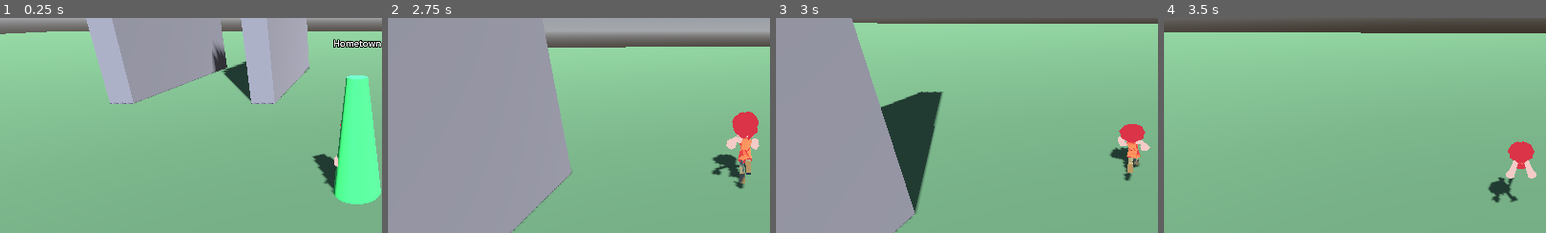
Above: before the commit, frames 1-4 (left to right).
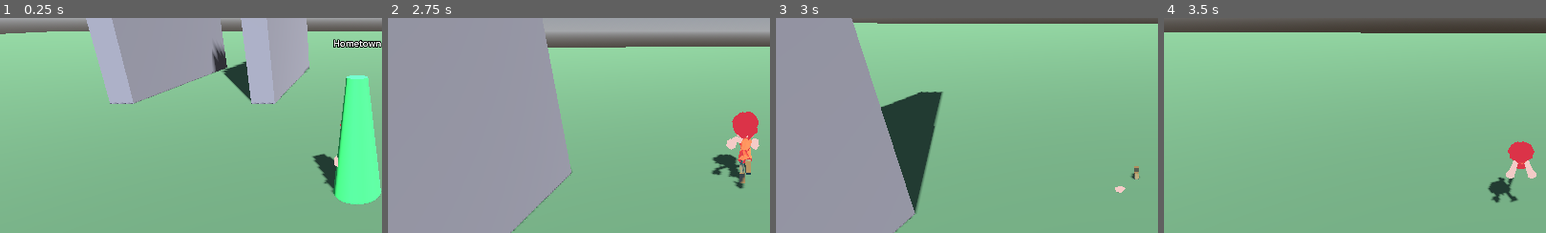
Above: after the commit, the same moments.

Repository: doggoanim/Krits
Game: Godot game, scene res://main.tscn
Two runs of this game, one before a commit and one after it. Both use one fixed random seed, a clock stepped at 60 frames per second and the inputs below.
Inputs (mouse positions are % of the whole screen's width and height, from its top left):
- Up to frame 1 (0.25 s): no input
- Up to frame 2 (2.75 s): tap Enter at 0.5 s; move the mouse to (55, 50) at 0.52 s; hold W (move_forward) from 0.53 s (still down); tap Space (jump) at 0.6, 0.77, 1.07, 1.52, 1.55, 1.82, 2.3 s; move the mouse to (45, 50) at 1.27 s; tap Ctrl (crouch_pound) at 1.35 s; move the mouse to (52, 48) at 2.02 s; tap E (interact) at 2.1 s
- Up to frame 3 (3 s): keep holding W (move_forward); move the mouse to (49, 52) at 2.77 s; tap Shift (roll_dive) at 2.85 s
- Up to frame 4 (3.5 s): keep holding W (move_forward); tap Space (jump) at 3.02, 3.05, 3.32 s
The pictures show only the part of the screen within x 3-53%, y 24-74%; the shares and areas given below are measured in that part.

Frames 1-2 are identical in both runs. In frame 3, 1.5% of the frame differs, in the area x 87-98%, y 49-82%; in frame 4, nothing differs.

Commit message:
Restore procedural roll spin now that roll_loop is a held pose
The baked "roll_loop" clip turned out to be a static pose, not an actual
spin, so rolling looked frozen once the old manual-spin code was removed
during the model rewrite. Brought that trick back, just applied to the
model's own rotation.x instead of the old placeholder's separate body mesh:

- PlayerVisual.set_roll(active): holds the pose + spin on indefinitely,
  used by RollState (enter sets it on, exit turns it off) for as long as the
  player holds the roll button.
- PlayerVisual.play_roll_burst(duration): a short, self-expiring version of
  the same spin for flourishes with no state of their own to turn it off —
  used by Player.try_wall_bounce() so a wall bounce now tumbles too.
- PlayerVisual.is_rolling(): lets other per-frame animation drivers (AirState)
  check before overriding the pose, so a wall-bounce tumble isn't cut short
  by the normal jump/fall animation the very next physics frame.

Added wall_bounce_roll_time to PlayerConfig so the tumble length is tunable
alongside the rest of the wall-bounce feel.

Co-Authored-By: Claude Sonnet 5 <noreply@anthropic.com>
Claude-Session: https://claude.ai/code/session_01TYpdm1jACUqsWG6yyTxbgm

Diff:
--- a/player/player.gd
+++ b/player/player.gd
@@ -182,6 +182,7 @@
 	velocity = n * config.wall_bounce_push
 	velocity.y = config.wall_bounce_up
 	face(n)
+	visual.play_roll_burst(config.wall_bounce_roll_time)
 	if regrants_dive:
 		can_dive = true
 	# Same hygiene as start_jump(): a wall bounce counts as a jump, so make sure
--- a/player/player_config.gd
+++ b/player/player_config.gd
@@ -39,6 +39,7 @@
 @export var wall_bounce_up := 12.5
 @export var wall_bounce_push := 7.0
 @export var wall_min_speed := 6.0
+@export var wall_bounce_roll_time := 0.4   ## how long the tumble animation plays after a wall bounce
 
 @export_group("Ground Pound")
 @export var pound_windup := 0.22
--- a/player/player_visual.gd
+++ b/player/player_visual.gd
@@ -23,6 +23,12 @@
 const OUTFIT_SLOTS := [&"Body", &"Pants", &"Shoes"]
 const CROUCH_SCALE := 0.65
 
+## The "roll_loop" clip is just a held pose, not an actual spin, so the tumble
+## itself is still done procedurally on the model's own rotation.x — same
+## trick the old placeholder capsule used, just applied to the real model
+## instead of a second body node.
+const ROLL_SPIN_SPEED := 18.0   ## rad/s
+
 ## Blender's glTF export doesn't always agree with Godot's -Z-forward convention —
 ## a rig authored facing Blender's own "forward" often lands facing +Z in Godot,
 ## which makes every animation look reversed (the character appears to run
@@ -43,6 +49,8 @@
 var _fit_aabb := AABB()
 var _fit_has_box := false
 var _base_scale := 1.0   ## uniform scale from _fit_model_height; set_crouch multiplies onto this
+var _rolling := false     ## true while the model should be spinning on rotation.x
+var _roll_burst_t := 0.0  ## >0 while a timed roll (e.g. wall bounce) is still running
 
 func _ready() -> void:
 	_model = MODEL_SCENE.instantiate()
@@ -124,6 +132,31 @@
 func flash() -> void:
 	_flash_t = 0.25
 
+## Holds the roll pose and spin on for as long as `active` is true — used by
+## RollState, which starts it on enter and stops it on exit (ground rolling
+## lasts however long the player holds the button).
+func set_roll(active: bool) -> void:
+	_rolling = active
+	_roll_burst_t = 0.0   # an explicit call always overrides a running burst
+	if active:
+		play(ANIM_ROLL)
+	else:
+		_model.rotation.x = 0.0
+
+## A short, self-expiring tumble for flourishes that don't have their own
+## state to call set_roll(false) when they're done — e.g. a wall bounce,
+## which just lands back in AirState.
+func play_roll_burst(duration: float) -> void:
+	_rolling = true
+	_roll_burst_t = duration
+	play(ANIM_ROLL)
+
+## True while the model is mid-spin (held roll or a timed burst). Other states
+## check this before calling play() of their own, so they don't cut the roll
+## pose short.
+func is_rolling() -> bool:
+	return _rolling
+
 ## Smoothly lean this node toward `pitch` (forward/back, rad) and `bank` (side-to-
 ## side, rad). Call every physics frame with a target of 0 to relax back upright.
 func set_lean(pitch: float, bank: float, smoothing: float, delta: float) -> void:
@@ -134,6 +167,13 @@
 	rotation.z = _lean_bank
 
 func _process(delta: float) -> void:
+	if _roll_burst_t > 0.0:
+		_roll_burst_t -= delta
+		if _roll_burst_t <= 0.0:
+			_rolling = false
+			_model.rotation.x = 0.0
+	if _rolling:
+		_model.rotation.x -= delta * ROLL_SPIN_SPEED
 	if _flash_t > 0.0:
 		_flash_t -= delta
 		var white := int(_flash_t * 30.0) % 2 == 0
--- a/player/states/air_state.gd
+++ b/player/states/air_state.gd
@@ -23,7 +23,10 @@
 	if input.length() > 0.1:
 		p.face(input, delta)
 	p.apply_gravity(delta)
-	p.visual.play(PlayerVisual.ANIM_JUMP_START if p.velocity.y > 0.0 else PlayerVisual.ANIM_FALLING)
+	# A wall-bounce roll burst is still playing itself out — don't cut it short
+	# with the normal jump/fall pose.
+	if not p.visual.is_rolling():
+		p.visual.play(PlayerVisual.ANIM_JUMP_START if p.velocity.y > 0.0 else PlayerVisual.ANIM_FALLING)
 	p.move_and_slide()
 	if p.is_on_floor():
 		machine.transition_to(&"Ground")
--- a/player/states/roll_state.gd
+++ b/player/states/roll_state.gd
@@ -9,7 +9,7 @@
 	var p := player
 	_elapsed = 0.0
 	p.set_crouching(true)
-	p.visual.play(PlayerVisual.ANIM_ROLL)
+	p.visual.set_roll(true)
 	var dir := p.input_dir()
 	if dir.length() < 0.1:
 		dir = p.facing
@@ -18,6 +18,7 @@
 
 func exit(_next: StringName) -> void:
 	player.roll_cd = player.config.roll_cooldown
+	player.visual.set_roll(false)
 
 func physics_update(delta: float) -> void:
 	var p := player
